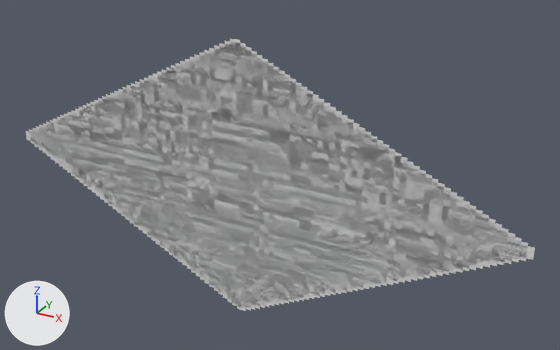
The OBJ model Veritas/Assets/Tiled2Unity/Meshes/sample.obj: old version first, new version second.
Both versions are drawn from a camera (50 mm lens) standing at (1945.0, -13268.0, 3958.0) and looking at (-5638.0, 519.0, -2936.0). Arrows for +X, +Y and +Z are at lower left; the lights stay in place. Where no turn or scale is listed for an object, it has been applied to the vertices.

Objects in the first picture: 'sample'.
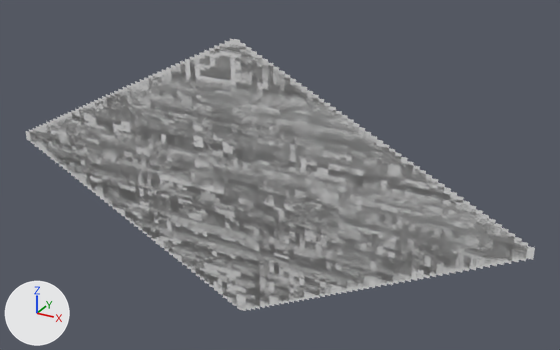
The newer file is also rescaled (x0.01), turned or shifted as a whole; pictures and numbers use the older file's frame.

Where the change shows, as pixel boxes (x1, y1, x2, y2) in the pictures (560 x 350 px):
```json
{"part": 1, "of": "me_sample", "change": "added", "after": [193, 114, 340, 280]}
```

The change, as JSON lines over the scene's bpy script:
```json
{"block": "me_sample", "where": "# used by ob_sample; location = (0.0, 0.0, 0.0)"}
{"op": "remove", "block": "me_sample", "code": "me_sample.from_pydata(...)  # 2799 vertices, 2500 faces; spans x -12800.0..0.0, y 0.0, z -6400.0..128.0"}
{"op": "add", "block": "me_sample", "code": "me_sample.from_pydata(...)  # 4218 vertices, 2973 faces; spans x -12800.0..0.0, y 0.0, z -6400.0..128.0"}
{"block": "me_sample", "change": "me_sample part 1: 1419 vertices added at x -7936.0..-3808.0, y 0.0, z -5376.0..-1312.0"}
```
